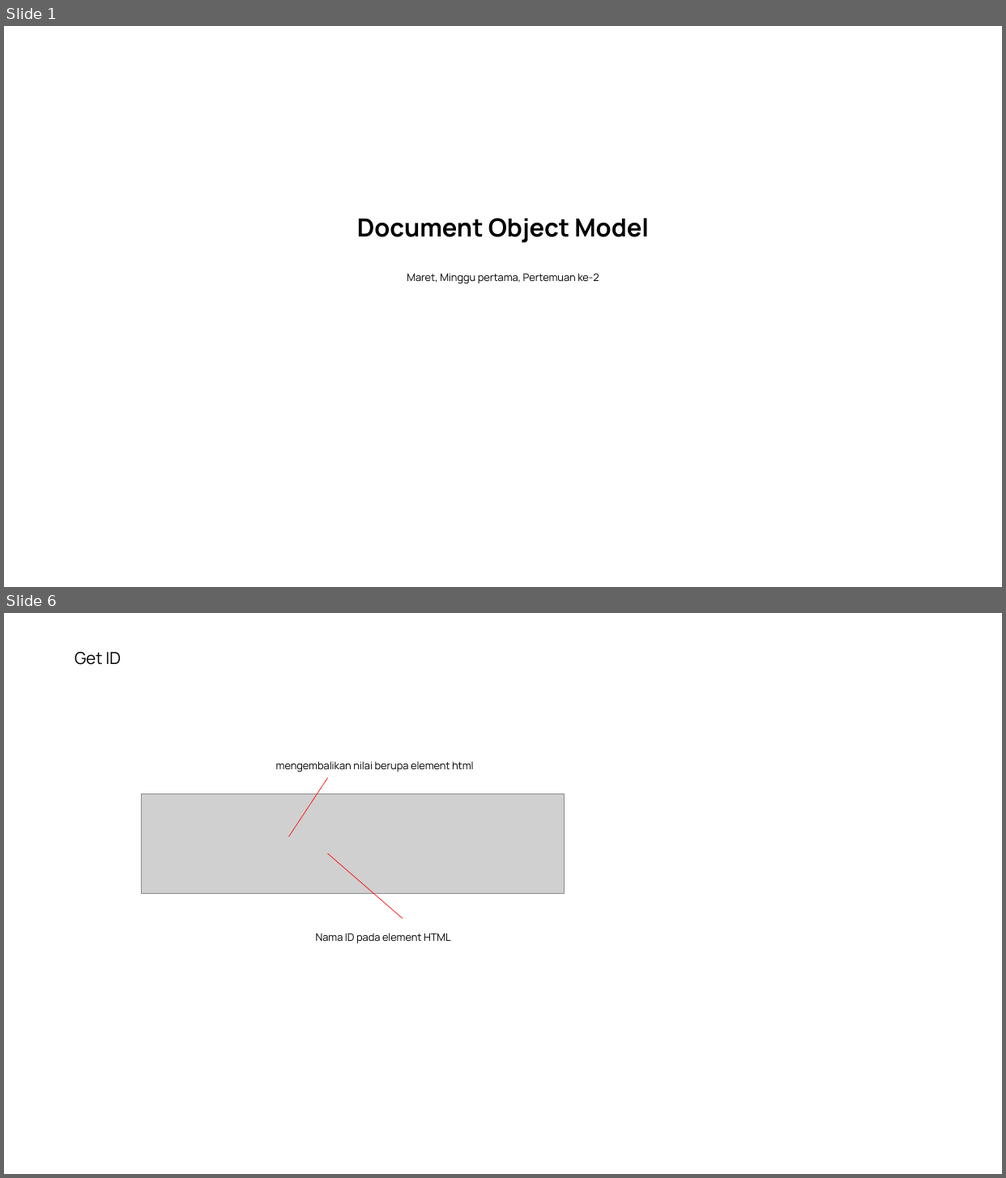
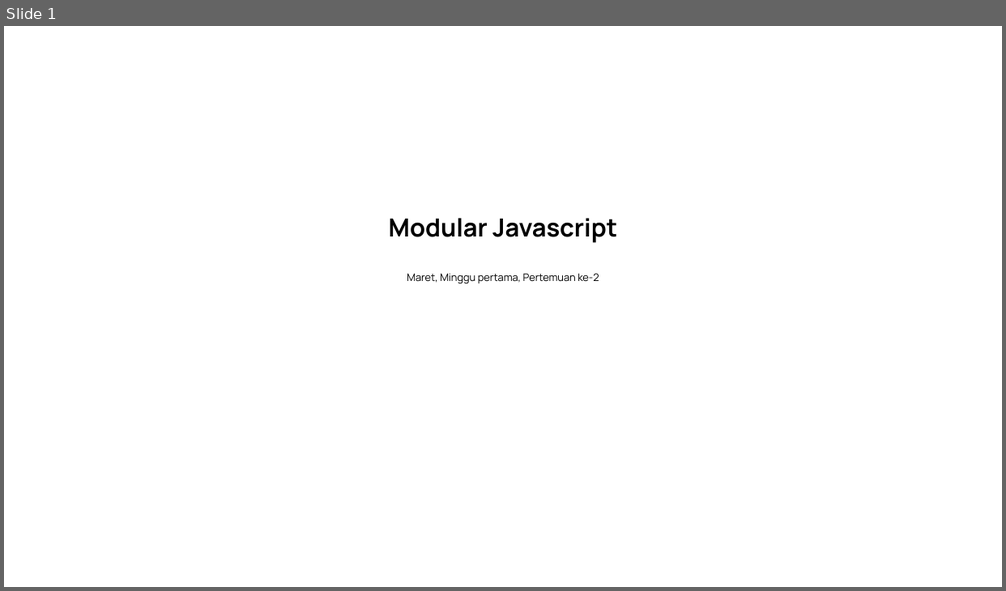
Before and after one commit to saddam-satria/learning-material, a slide deck: march/week-1/meeting-3/PPT.pptx. Shown one above the other, each under a label of ours: slides 1 and 6 before the commit, slide 1 after it; the slides between them are not shown. The pictures are 1006x1178 and 1006x591 pixels, drawn with LibreOffice and Linux fonts; fonts in the diff are those of the drawing; grey boxes stand for pictures. Boxes give left, top, right and bottom in pixels: in the first picture for what was removed or moved away, otherwise in the second. Text is boxed around its words. In the diff, an @@ line names an element or a change of style, - is before the commit and + after.

```diff
--- a/march/week-1/meeting-3/PPT.pptx
+++ b/march/week-1/meeting-3/PPT.pptx
@@ slide 6 removed at (4,613,1002,1174), background #FFFFFF @@
@@ text removed at (74,652,121,665) @@
-Get ID
@@ text removed at (276,761,474,773) @@
-mengembalikan nilai berupa element html
@@ line removed from (288, 837) to (327, 777) @@
@@ picture removed at (141,794,564,894) @@
@@ line removed from (403, 918) to (327, 854) @@
@@ text removed at (316,933,451,943) @@
-Nama ID pada element HTML
@@ slide 1 changed as well @@
@@ text at (389,218,617,243): text changed @@
-Document Object Model
+Modular Javascript
```
Also in this commit, not shown: 4 slides added, 6 other slides removed, 9 other files.
